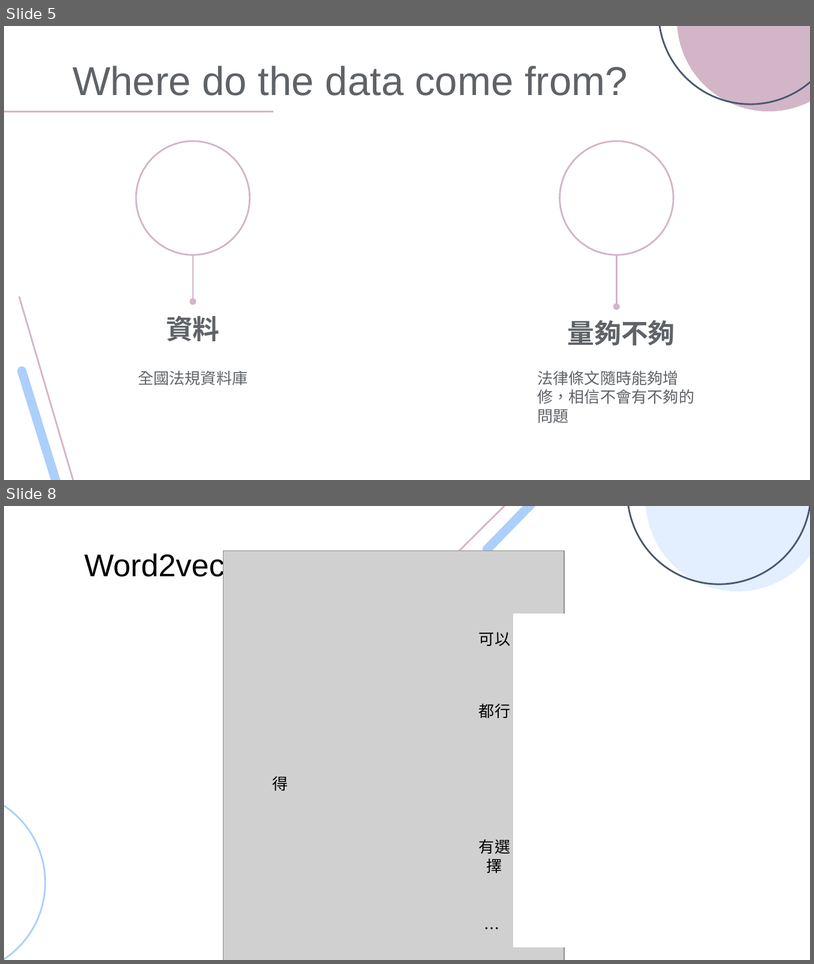
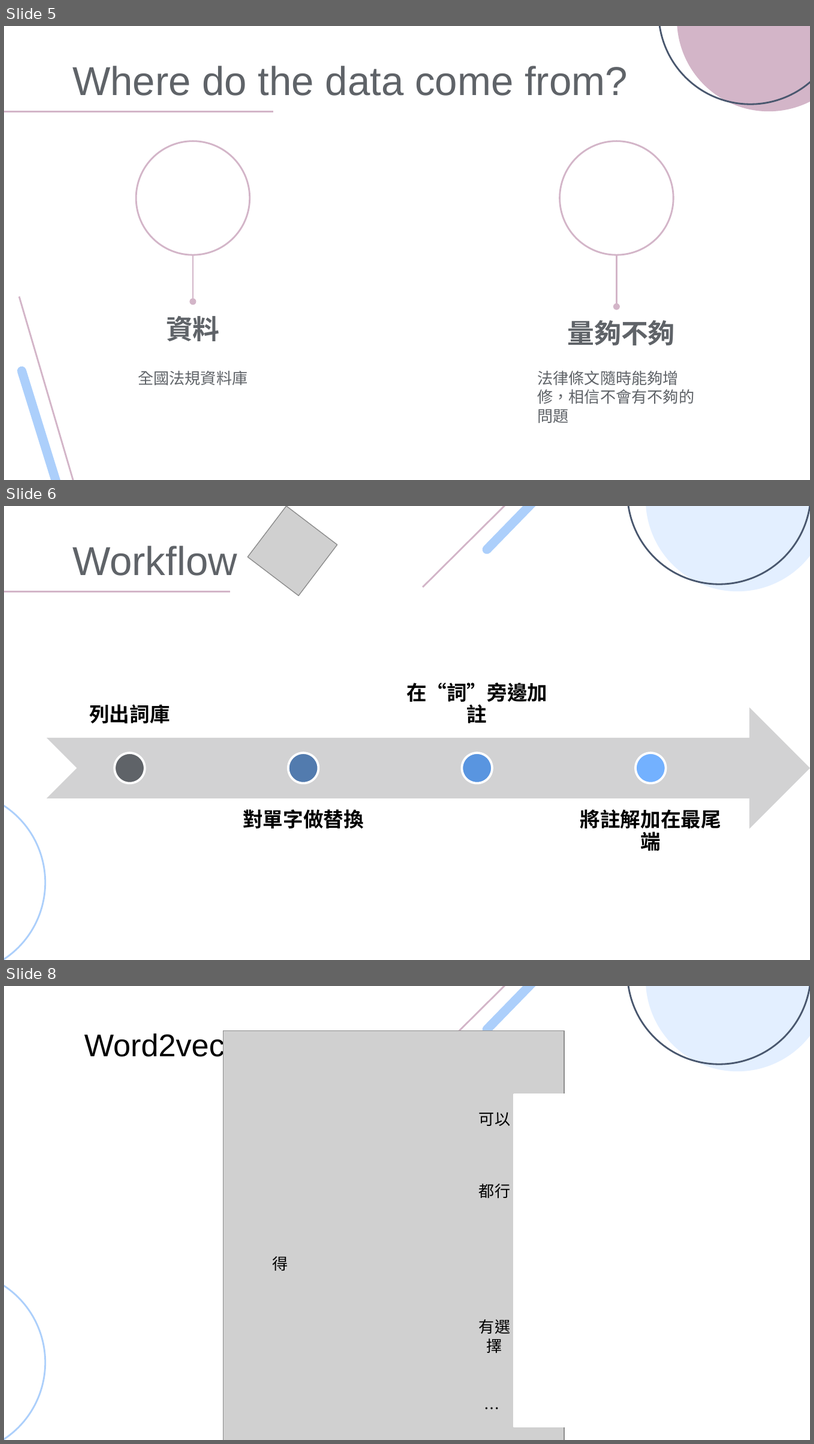
Before and after one commit to sun-wt/deadline-, a slide deck: Project_deadline.pptx. Shown one above the other, each under a label of ours: slides 5 and 8 before the commit, slides 5, 6 and 8 after it; the slides between them are not shown. The pictures are 814x964 and 814x1444 pixels, drawn with LibreOffice and Linux fonts; fonts in the diff are those of the drawing; grey boxes stand for pictures. Boxes give left, top, right and bottom in pixels: in the first picture for what was removed or moved away, otherwise in the second. Text is boxed around its words. In the diff, an @@ line names an element or a change of style, - is before the commit and + after.

```diff
--- a/Project_deadline.pptx
+++ b/Project_deadline.pptx
@@ slide 6 added at [4,506,810,960], background #FFFFFF; not listed: 5 template elements that a slide beside it also shows @@
@@ picture added at [248,506,337,595] @@
@@ title added at [72,546,237,576], 36 pt, text #5F6368 @@
+Workflow
@@ line added from (231, 591) to (4, 591), #D3B5C8 1.5 pt @@
@@ group added at [47,682,810,850]: 4 texts, 4 ellipses, 1 notched right arrow @@
+列出詞庫
+對單字做替換
+在“詞”旁邊加註
+將註解加在最尾端
```
Also in this commit, not shown: 4 slides changed, 6 other slides added, 1 slide removed, 1 other file.
